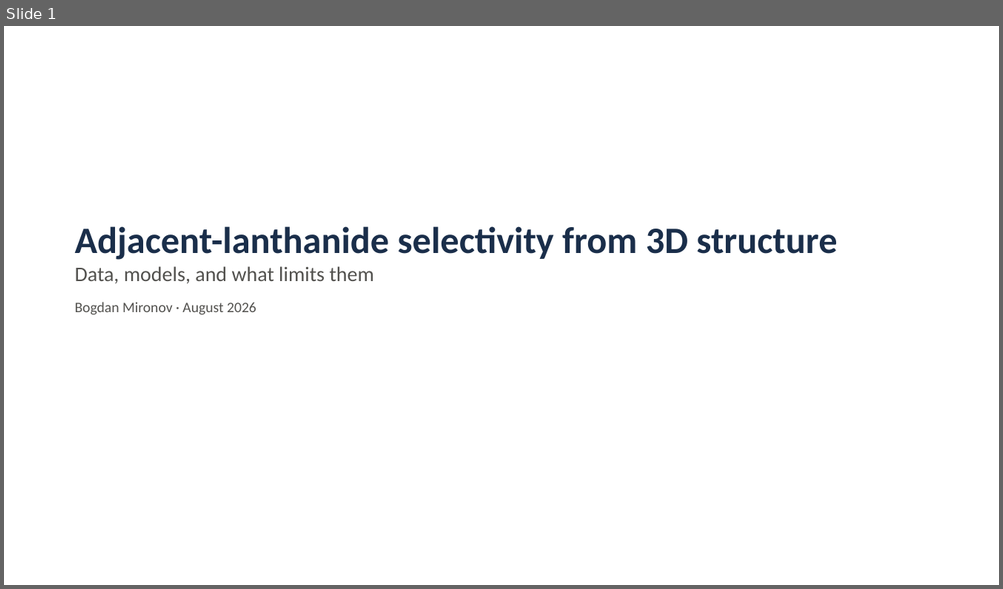
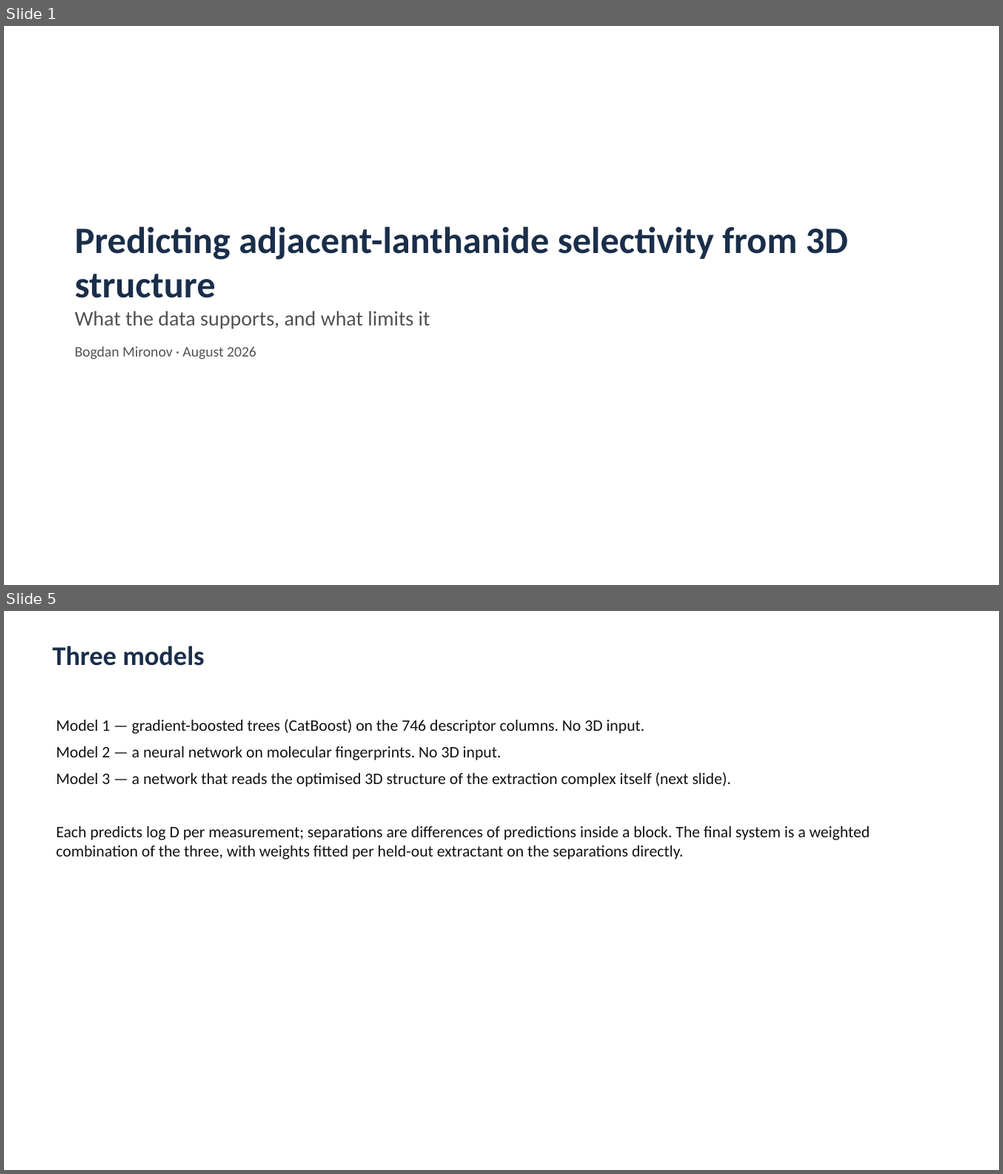
Before and after one commit to mironovb/lanthanidestrain, a slide deck: docs/vogiatzis_condensed_2026-08.pptx. Shown one above the other, each under a label of ours: slide 1 before the commit, slides 1 and 5 after it; the slides between them are not shown. The pictures are 1003x589 and 1003x1174 pixels, drawn with LibreOffice and Linux fonts; fonts in the diff are those of the drawing. Boxes give left, top, right and bottom in pixels: in the first picture for what was removed or moved away, otherwise in the second. Text is boxed around its words. In the diff, an @@ line names an element or a change of style, - is before the commit and + after.

```diff
--- a/docs/vogiatzis_condensed_2026-08.pptx
+++ b/docs/vogiatzis_condensed_2026-08.pptx
@@ slide 5 added at (4, 611, 999, 1170), background #FFFFFF @@
@@ text added at (52, 646, 204, 666), 26 pt, text #1A2E4A, bold @@
+Three models
@@ text added at (56, 719, 870, 860), 15.5 pt, text #101214 @@
+Model 1 — gradient-boosted trees (CatBoost) on the 746 descriptor columns. No 3D input.
+Model 2 — a neural network on molecular fingerprints. No 3D input.
+Model 3 — a network that reads the optimised 3D structure of the extraction complex itself (next slide).
+Each predicts log D per measurement; separations are differences of predictions inside a block. The final system is a weighted combination of the three, with weights fitted per held-out extractant on the separations directly.
@@ slide 1 changed as well @@
@@ text at (75, 227, 848, 329): text changed @@
-Adjacent-lanthanide selectivity from 3D structure
-Data, models, and what limits them
+Predicting adjacent-lanthanide selectivity from 3D structure
+What the data supports, and what limits it
```
Also in this commit, not shown: 2 other slides changed, 8 other slides added, 5 slides removed, 5 other files.
